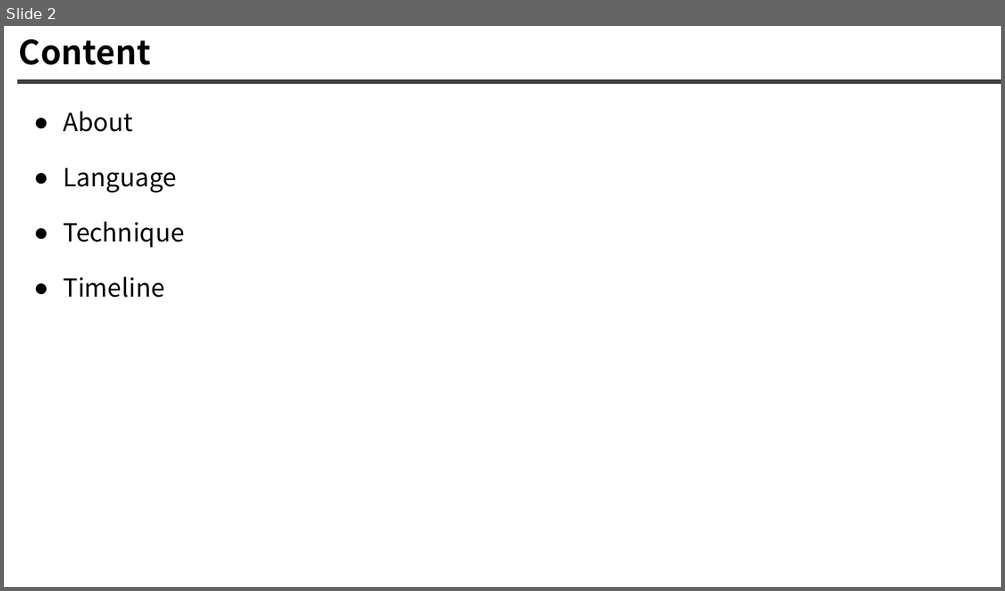
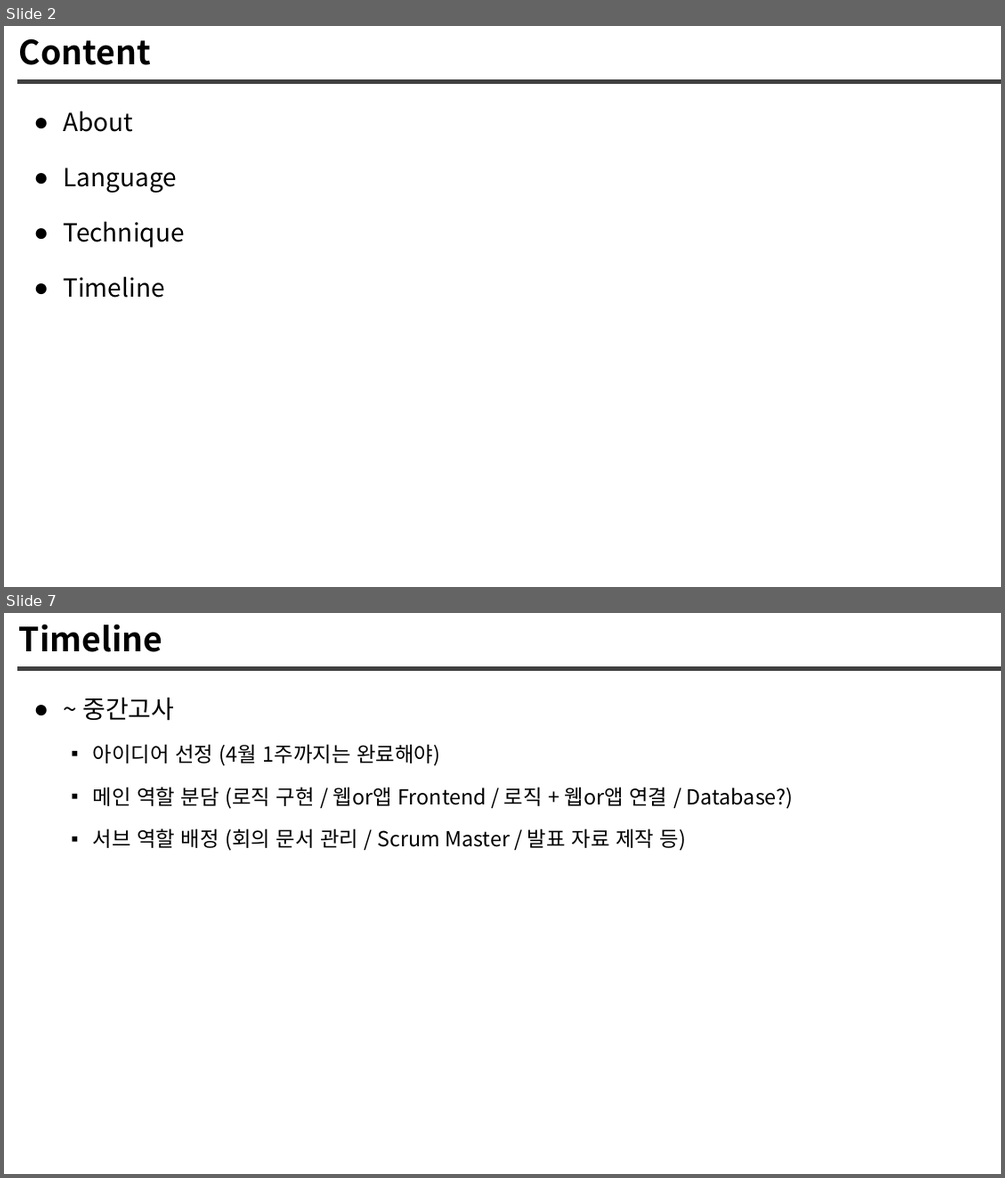
Before and after one commit to jys-jeong/AI-Project, a slide deck: document/outline.pptx. Shown one above the other, each under a label of ours: slide 2 before the commit, slides 2 and 7 after it; the slides between them are not shown. The pictures are 1005x591 and 1005x1178 pixels, drawn with LibreOffice and Linux fonts; fonts in the diff are those of the drawing. Boxes give left, top, right and bottom in pixels: in the first picture for what was removed or moved away, otherwise in the second. Text is boxed around its words. In the diff, an @@ line names an element or a change of style, - is before the commit and + after.

```diff
--- a/document/outline.pptx
+++ b/document/outline.pptx
@@ slide 7 added at bbox=[4, 613, 1001, 1174], background #FFFFFF; not listed: 1 template element that a slide beside it also shows @@
@@ title added at bbox=[19, 624, 162, 652], 32 pt, text #000000, bold @@
+Timeline
@@ text added at bbox=[82, 697, 793, 851], 20 pt, text #000000 @@
+● ~ 중간고사
+  ▪ 아이디어 선정 (4월 1주까지는 완료해야)
+  ▪ 메인 역할 분담 (로직 구현 / 웹or앱 Frontend / 로직 + 웹or앱 연결 / Database?)
+  ▪ 서브 역할 배정 (회의 문서 관리 / Scrum Master / 발표 자료 제작 등)
```
Also in this commit, not shown: 4 other slides added, 4 slides removed, 2 other files.
